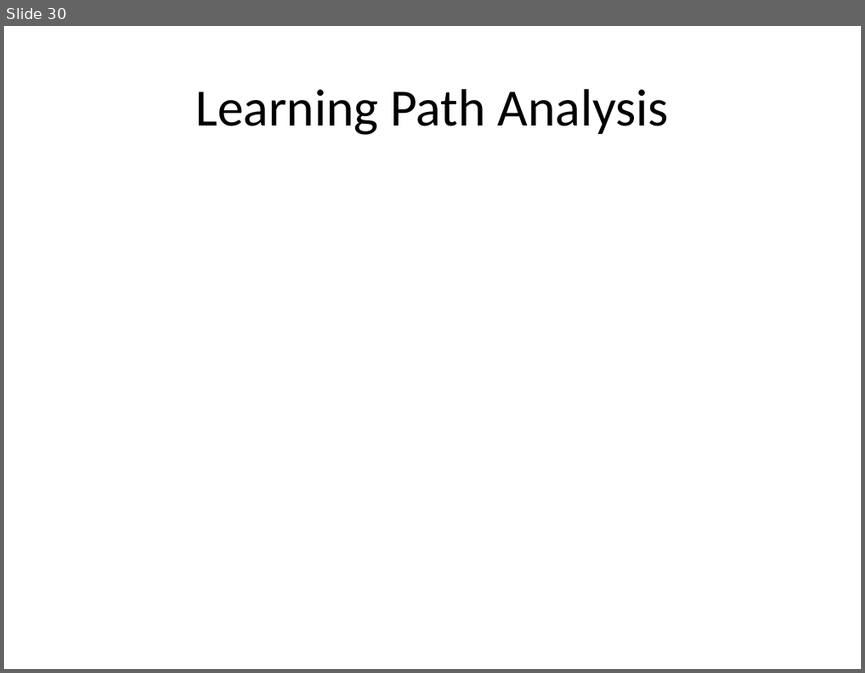
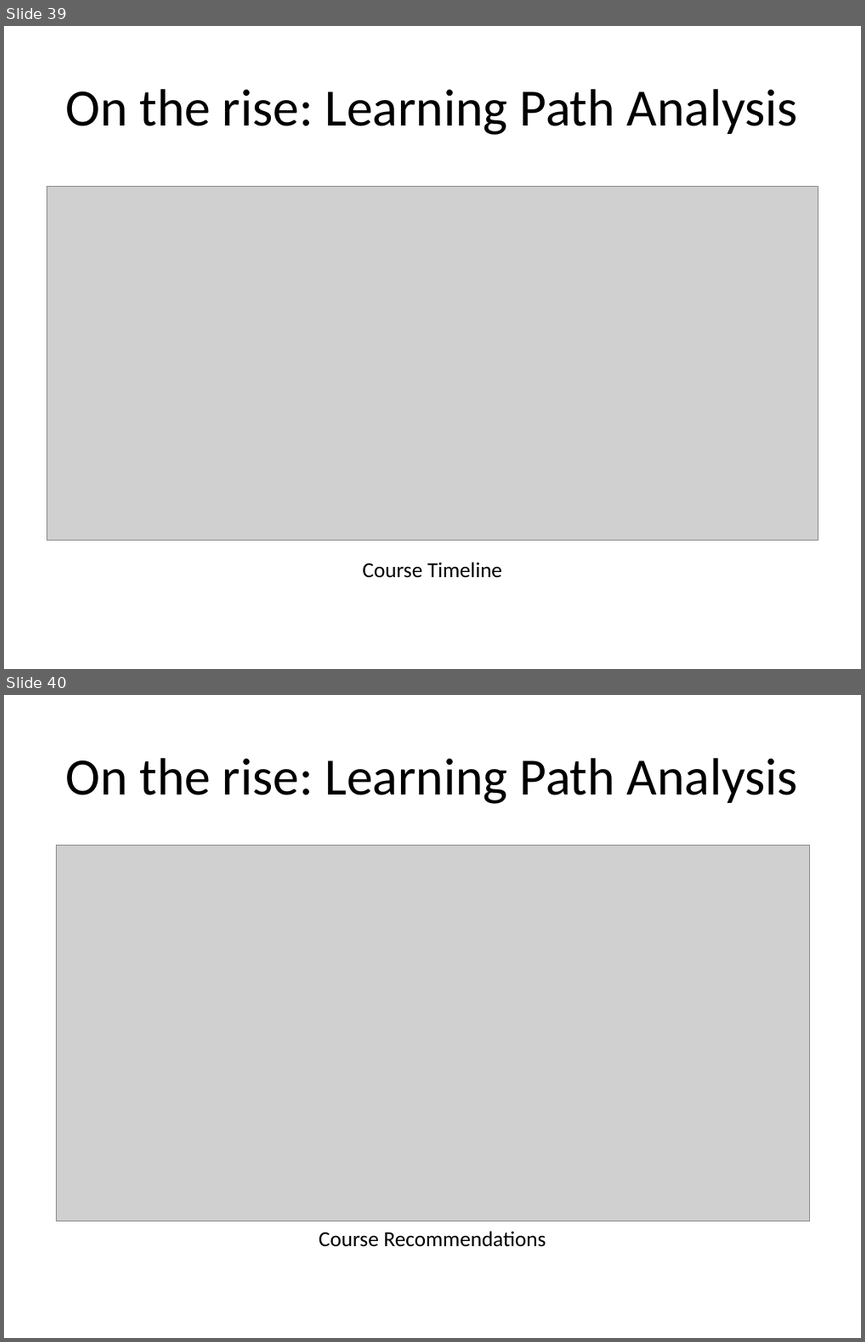
Before and after one commit to dietrichson/newport_2019, a slide deck: presentation/Learning_analytics_Newport_2019.pptx. Shown one above the other, each under a label of ours: slide 30 before the commit, slides 39 and 40 after it. The pictures are 865x673 and 865x1342 pixels, drawn with LibreOffice and Linux fonts; fonts in the diff are those of the drawing; grey boxes stand for pictures. Boxes give left, top, right and bottom in pixels: in the first picture for what was removed or moved away, otherwise in the second. Text is boxed around its words. In the diff, an @@ line names an element or a change of style, - is before the commit and + after.

```diff
--- a/presentation/Learning_analytics_Newport_2019.pptx
+++ b/presentation/Learning_analytics_Newport_2019.pptx
@@ slide 40 added at [4, 695, 861, 1338], background #FFFFFF @@
@@ title added at [65, 758, 798, 804], 44 pt, text #000000 @@
+On the rise: Learning Path Analysis
@@ picture added at [56, 845, 810, 1221] @@
@@ text added at [318, 1231, 546, 1247], 18 pt, text #000000 @@
+Course Recommendations
@@ what was slide 30 is now slide 39 @@
@@ slide 39 changed as well @@
@@ title at [65, 89, 798, 135]: text changed @@
-Learning Path Analysis
+On the rise: Learning Path Analysis
@@ picture added at [46, 188, 818, 540] @@
@@ text added at [363, 562, 502, 578], 18 pt, text #000000 @@
+Course Timeline
```
Also in this commit, not shown: 6 other slides changed, 13 other slides added, 2 slides removed, 12 other files.
